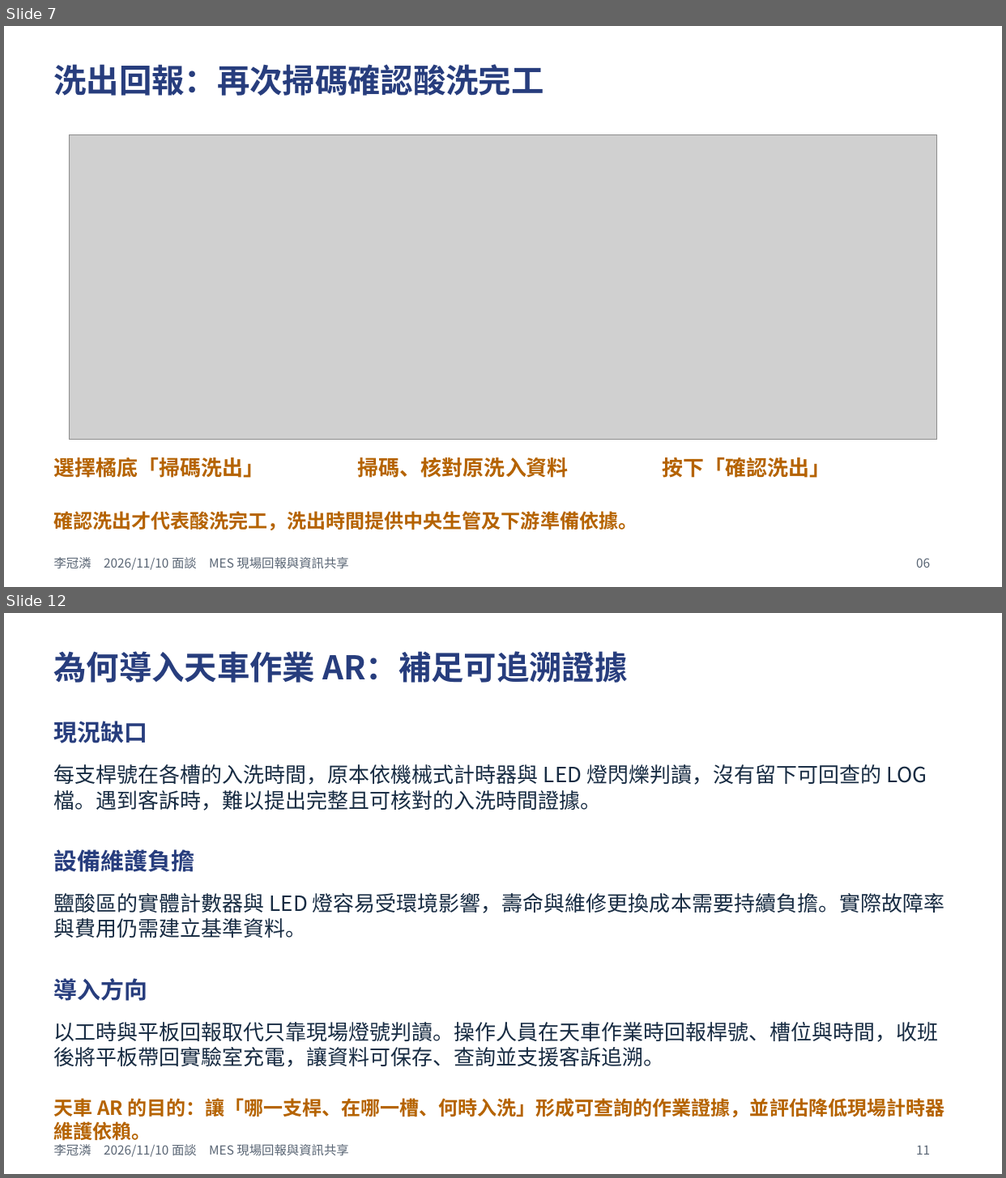
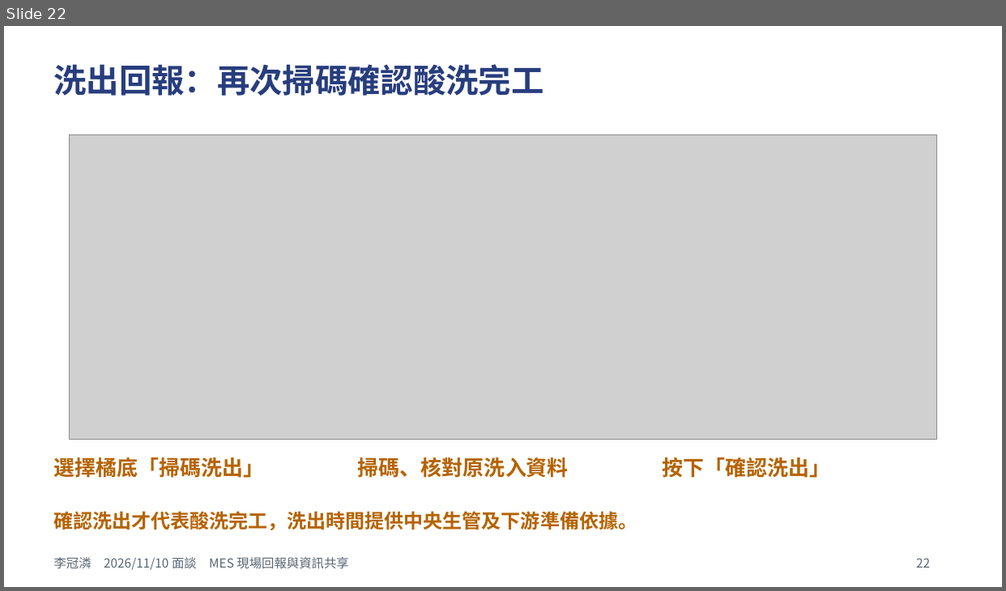
Before and after one commit to vannessiii2/report2, a slide deck: ppt/MES洗入洗出與天車AR_1110面談版.pptx. Shown one above the other, each under a label of ours: slides 7 and 12 before the commit, slide 22 after it; the slides between them are not shown. The pictures are 1006x1178 and 1006x591 pixels, drawn with LibreOffice and Linux fonts; fonts in the diff are those of the drawing; grey boxes stand for pictures. Boxes give left, top, right and bottom in pixels: in the first picture for what was removed or moved away, otherwise in the second. Text is boxed around its words. In the diff, an @@ line names an element or a change of style, - is before the commit and + after.

```diff
--- a/ppt/MES洗入洗出與天車AR_1110面談版.pptx
+++ b/ppt/MES洗入洗出與天車AR_1110面談版.pptx
@@ slide 12 removed at box(4, 613, 1002, 1174), background #FFFFFF @@
@@ text removed at box(54, 651, 627, 683) @@
-為何導入天車作業 AR：補足可追溯證據
@@ text removed at box(54, 721, 148, 743) @@
-現況缺口
@@ text removed at box(54, 764, 927, 811) @@
-每支桿號在各槽的入洗時間，原本依機械式計時器與 LED 燈閃爍判讀，沒有留下可回查的 LOG 檔。遇到客訴時，難以提出完整且可核對的入洗時間證據。
@@ text removed at box(54, 850, 195, 872) @@
-設備維護負擔
@@ text removed at box(54, 893, 944, 938) @@
-鹽酸區的實體計數器與 LED 燈容易受環境影響，壽命與維修更換成本需要持續負擔。實際故障率與費用仍需建立基準資料。
@@ text removed at box(54, 978, 148, 1001) @@
-導入方向
@@ text removed at box(54, 1022, 939, 1067) @@
-以工時與平板回報取代只靠現場燈號判讀。操作人員在天車作業時回報桿號、槽位與時間，收班後將平板帶回實驗室充電，讓資料可保存、查詢並支援客訴追溯。
@@ text removed at box(54, 1098, 944, 1141) @@
-天車 AR 的目的：讓「哪一支桿、在哪一槽、何時入洗」形成可查詢的作業證據，並評估降低現場計時器維護依賴。
@@ text removed at box(54, 1144, 348, 1157) @@
-李冠潾 2026/11/10 面談 MES 現場回報與資訊共享
@@ text removed at box(916, 1145, 930, 1155) @@
-11
@@ what was slide 7 is now slide 22 @@
@@ slide 22 changed as well @@
@@ text at box(916, 558, 930, 568): text changed @@
-06
+22
```
Also in this commit, not shown: 5 other slides changed, 16 slides added, 8 other slides removed, 2 other files.
